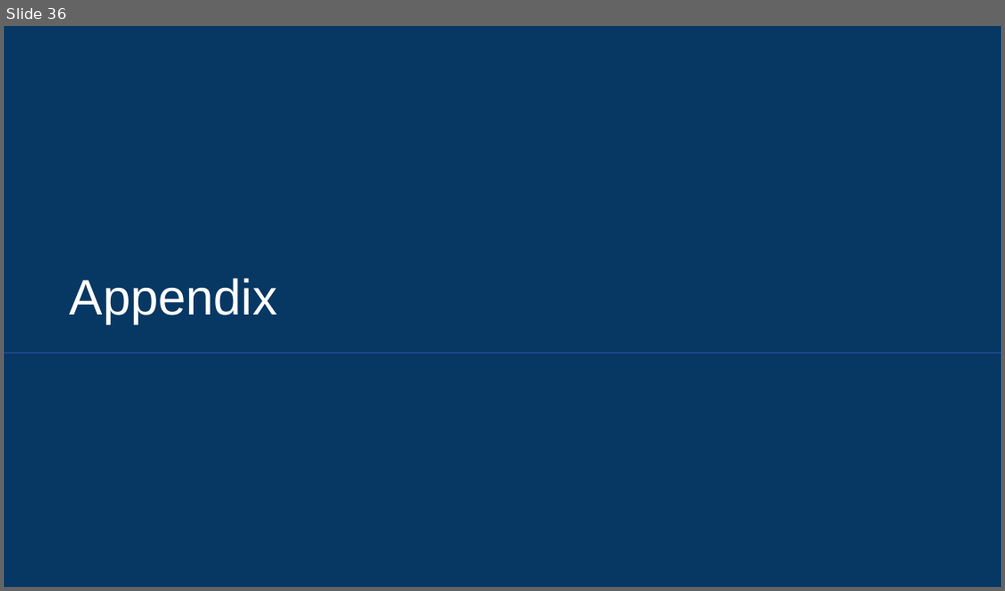
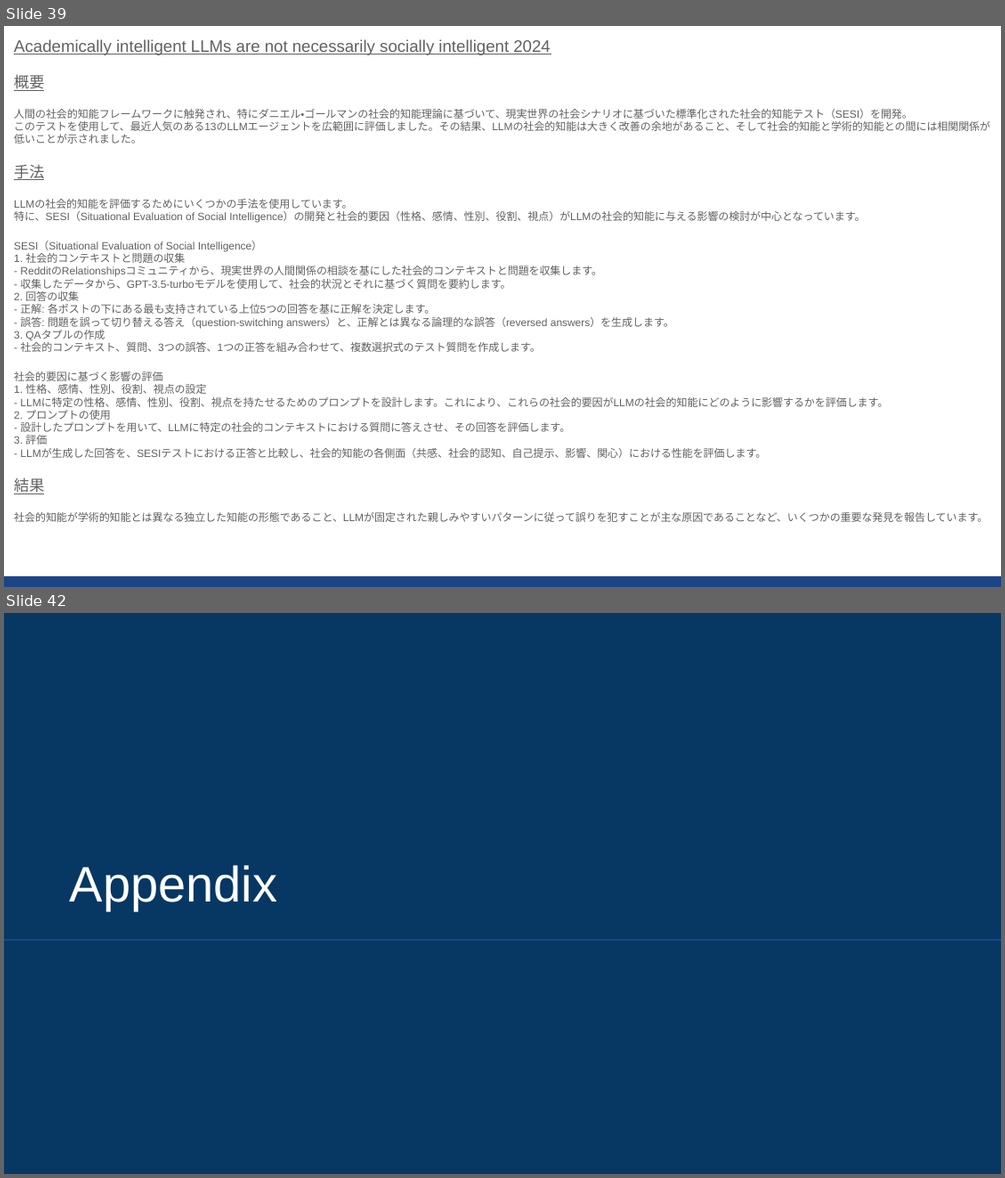
Before and after one commit to sekihan02/code_sundbox, a slide deck: 2024_LLM論文要約_3.pptx. Shown one above the other, each under a label of ours: slide 36 before the commit, slides 39 and 42 after it; the slides between them are not shown. The pictures are 1005x591 and 1005x1178 pixels, drawn with LibreOffice and Linux fonts; fonts in the diff are those of the drawing. Boxes give left, top, right and bottom in pixels: in the first picture for what was removed or moved away, otherwise in the second. Text is boxed around its words. In the diff, an @@ line names an element or a change of style, - is before the commit and + after.

```diff
--- a/2024_LLM論文要約_3.pptx
+++ b/2024_LLM論文要約_3.pptx
@@ slide 39 added at box(4, 26, 1001, 587), background #FFFFFF @@
@@ text added at box(14, 39, 990, 522), 7.6 pt, text #616161 @@
+Academically intelligent LLMs are not necessarily socially intelligent 2024
+概要
+人間の社会的知能フレームワークに触発され、特にダニエル・ゴールマンの社会的知能理論に基づいて、現実世界の社会シナリオに基づいた標準化された社会的知能テスト（SESI）を開発。
+このテストを使用して、最近人気のある13のLLMエージェントを広範囲に評価しました。その結果、LLMの社会的知能は大きく改善の余地があること、そして社会的知能と学術的知能との間には相関関係が低いことが示されました。
+手法
+LLMの社会的知能を評価するためにいくつかの手法を使用しています。
+特に、SESI（Situational Evaluation of Social Intelligence）の開発と社会的要因（性格、感情、性別、役割、視点）がLLMの社会的知能に与える影響の検討が中心となっています。
+SESI（Situational Evaluation of Social Intelligence）
+1. 社会的コンテキストと問題の収集
+- RedditのRelationshipsコミュニティから、現実世界の人間関係の相談を基にした社会的コンテキストと問題を収集します。
+- 収集したデータから、GPT-3.5-turboモデルを使用して、社会的状況とそれに基づく質問を要約します。
+2. 回答の収集
+- 正解: 各ポストの下にある最も支持されている上位5つの回答を基に正解を決定します。
+- 誤答: 問題を誤って切り替える答え（question-switching answers）と、正解とは異なる論理的な誤答（reversed answers）を生成します。
+3. QAタプルの作成
+- 社会的コンテキスト、質問、3つの誤答、1つの正答を組み合わせて、複数選択式のテスト質問を作成します。
+社会的要因に基づく影響の評価
+1. 性格、感情、性別、役割、視点の設定
+- LLMに特定の性格、感情、性別、役割、視点を持たせるためのプロンプトを設計します。これにより、これらの社会的要因がLLMの社会的知能にどのように影響するかを評価します。
+2. プロンプトの使用
+- 設計したプロンプトを用いて、LLMに特定の社会的コンテキストにおける質問に答えさせ、その回答を評価します。
+3. 評価
+- LLMが生成した回答を、SESIテストにおける正答と比較し、社会的知能の各側面（共感、社会的認知、自己提示、影響、関心）における性能を評価します。
+結果
+社会的知能が学術的知能とは異なる独立した知能の形態であること、LLMが固定された親しみやすいパターンに従って誤りを犯すことが主な原因であることなど、いくつかの重要な発見を報告しています。
@@ rectangle added at box(4, 576, 1001, 587), fill #1C4587 @@
@@ what was slide 36 is now slide 42 @@
```
Also in this commit, not shown: 5 other slides added, 1 other file.
